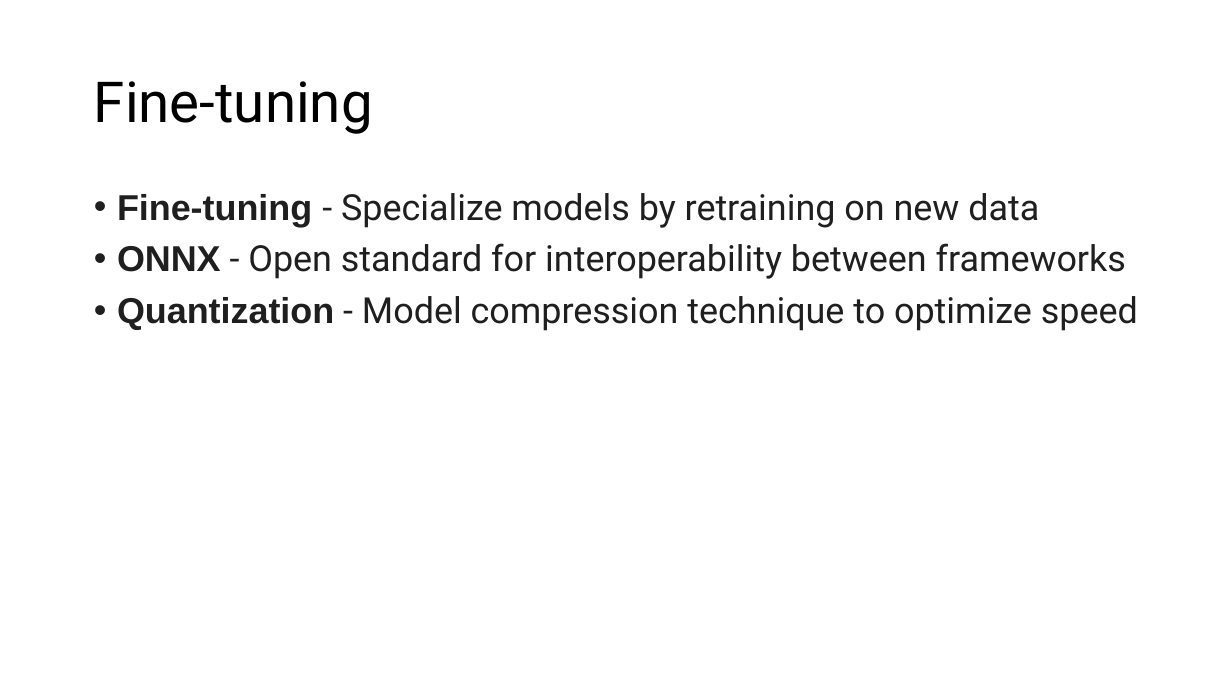
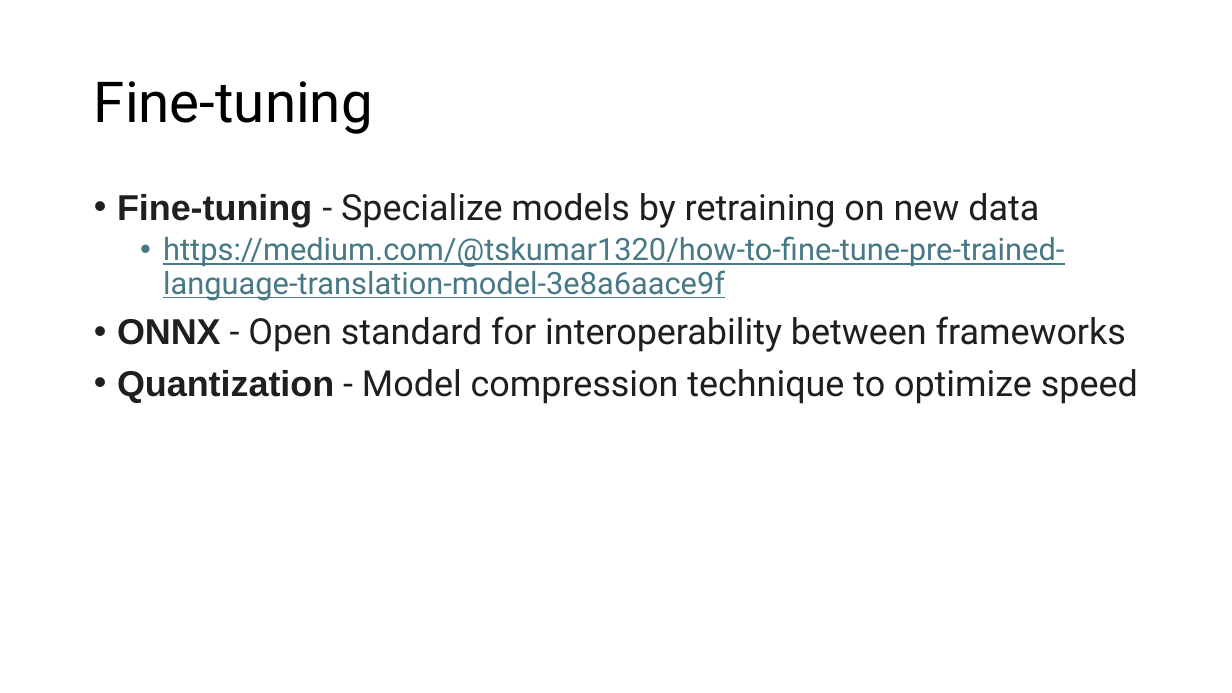
Before and after one commit to lingea-research/MLOps_Workshop, a slide deck: slide 26 of presentation/MLOps-Why-and-How.pptx (slide 24 before the commit). Drawn at 1232x693 pixels with LibreOffice and Linux fonts; fonts in the diff are those of the drawing. Boxes give left, top, right and bottom in pixels: in the first picture for what was removed or moved away, otherwise in the second. Text is boxed around its words. In the diff, an @@ line names an element or a change of style, - is before the commit and + after.

```diff
--- a/presentation/MLOps-Why-and-How.pptx
+++ b/presentation/MLOps-Why-and-How.pptx
@@ text at [163,236,1064,301]: paragraph added @@
+  • https://medium.com/@tskumar1320/how-to-fine-tune-pre-trained-language-translation-model-3e8a6aace9f
```
Also in this commit, not shown: 6 other slides changed, 2 slides added, 7 other files.
